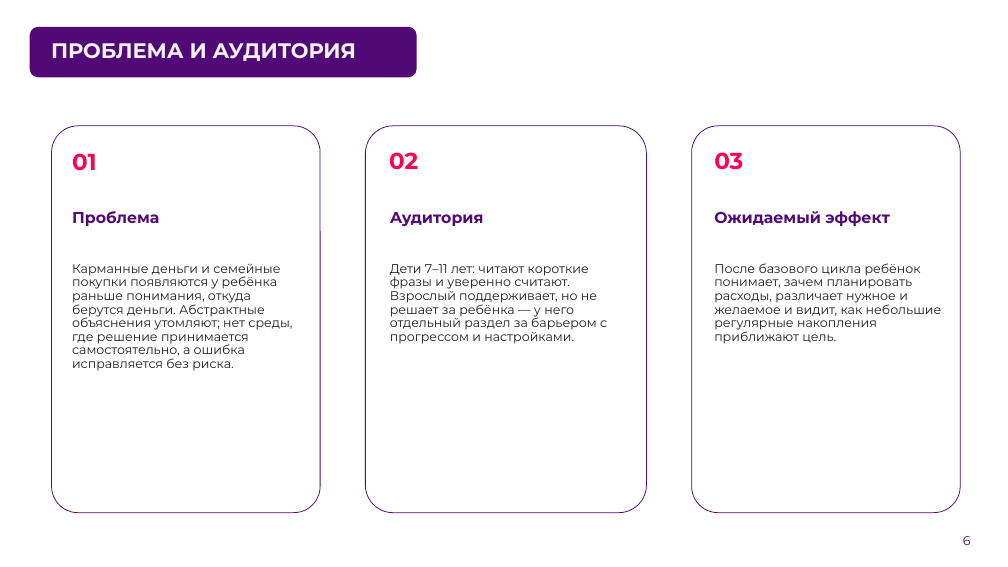
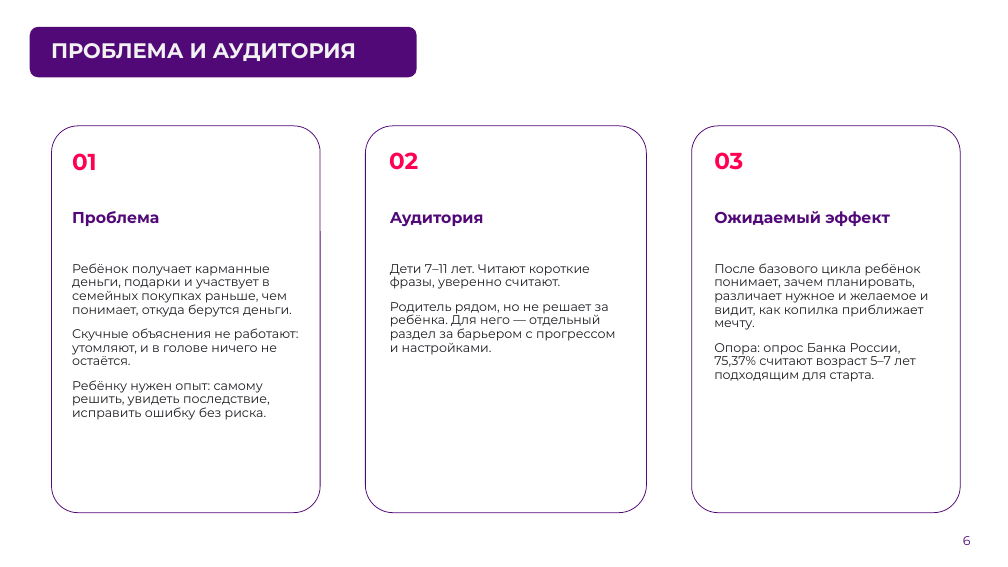
Before and after one commit to fibre13/finny, a slide deck: slide 6 of sdacha/finny-prezentatsiya.pptx. Drawn at 1008x567 pixels with LibreOffice and Linux fonts; fonts in the diff are those of the drawing; background and template pictures are left out. Boxes give left, top, right and bottom in pixels: in the first picture for what was removed or moved away, otherwise in the second. Text is boxed around its words. In the diff, an @@ line names an element or a change of style, - is before the commit and + after.

Commit message:
Презентация: тексты слайдов «Проблема и аудитория», «Почему питомец», «Сезон и экономика», «Функции и границы»

```diff
--- a/sdacha/finny-prezentatsiya.pptx
+++ b/sdacha/finny-prezentatsiya.pptx
@@ text at (72,263,299,420): text changed @@
-Карманные деньги и семейные покупки появляются у ребёнка раньше понимания, откуда берутся деньги. Абстрактные объяснения утомляют; нет среды, где решение принимается самостоятельно, а ошибка исправляется без риска.
+Ребёнок получает карманные деньги, подарки и участвует в семейных покупках раньше, чем понимает, откуда берутся деньги.
+Скучные объяснения не работают: утомляют, и в голове ничего не остаётся.
+Ребёнку нужен опыт: самому решить, увидеть последствие, исправить ошибку без риска.
@@ text at (390,264,615,355): text changed @@
-Дети 7–11 лет: читают короткие фразы и уверенно считают. Взрослый поддерживает, но не решает за ребёнка — у него отдельный раздел за барьером с прогрессом и настройками.
+Дети 7–11 лет. Читают короткие фразы, уверенно считают.
+Родитель рядом, но не решает за ребёнка. Для него — отдельный раздел за барьером с прогрессом и настройками.
@@ text at (714,263,929,382): text changed @@
-После базового цикла ребёнок понимает, зачем планировать расходы, различает нужное и желаемое и видит, как небольшие регулярные накопления приближают цель.
+После базового цикла ребёнок понимает, зачем планировать, различает нужное и желаемое и видит, как копилка приближает мечту.
+Опора: опрос Банка России, 75,37% считают возраст 5–7 лет подходящим для старта.
```
Also in this commit, not shown: 3 other slides changed, 1 other file.
